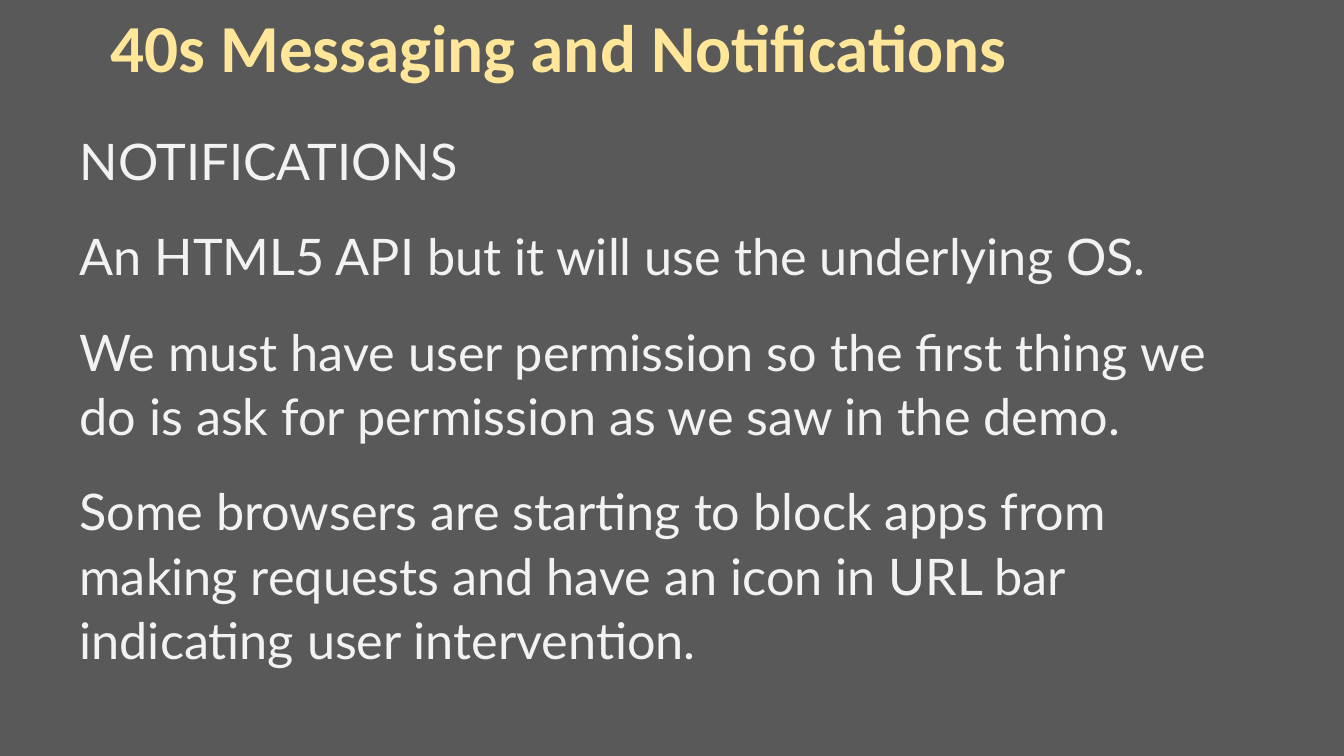
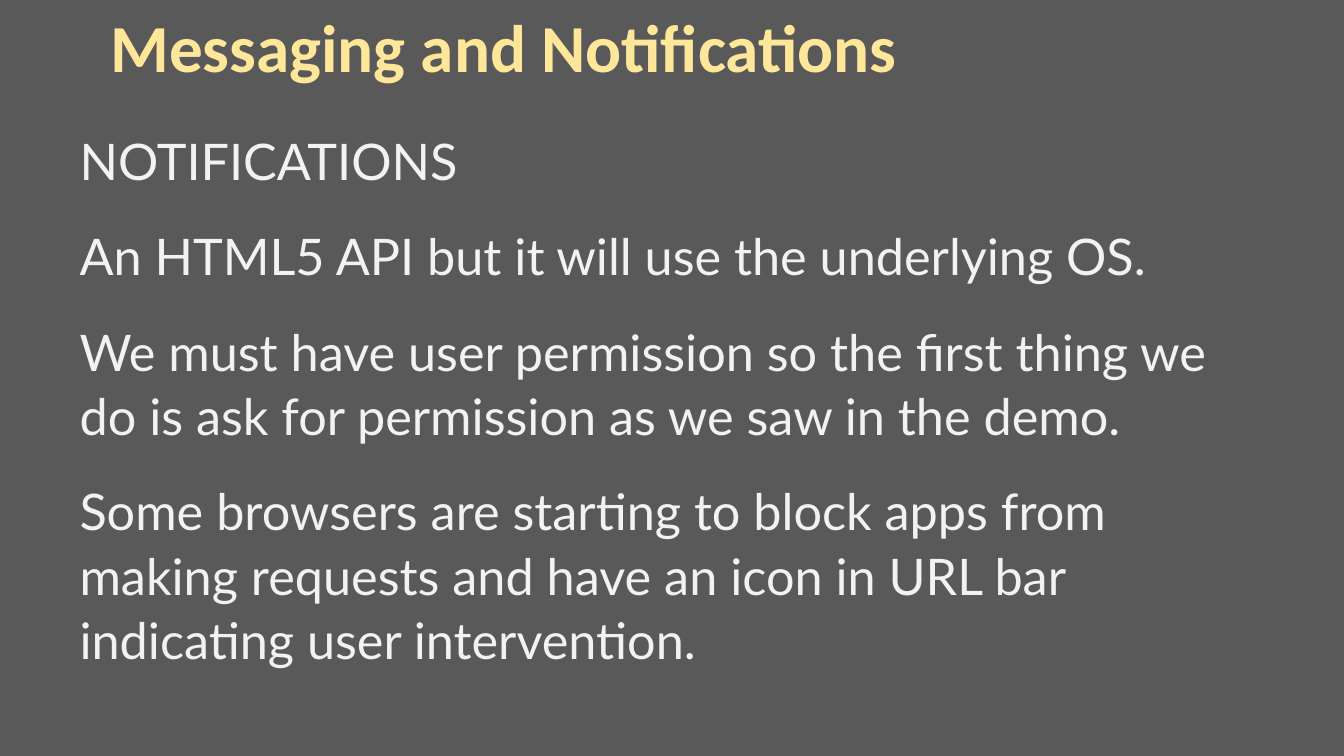
Before and after one commit to iwswordpress/asyncjs, a slide deck: slide 15 of 00-MAIN-ASYNCJS.pptx. Drawn at 1344x756 pixels with LibreOffice and Linux fonts; fonts in the diff are those of the drawing. Boxes give left, top, right and bottom in pixels: in the first picture for what was removed or moved away, otherwise in the second. Text is boxed around its words. In the diff, an @@ line names an element or a change of style, - is before the commit and + after.

```diff
--- a/00-MAIN-ASYNCJS.pptx
+++ b/00-MAIN-ASYNCJS.pptx
@@ title at <box>110,25,896,84</box>: text changed @@
-40s Messaging and Notifications
+Messaging and Notifications
```
Also in this commit, not shown: 5 other slides changed, 2 slides added, 1 slide removed, 1 other file.
